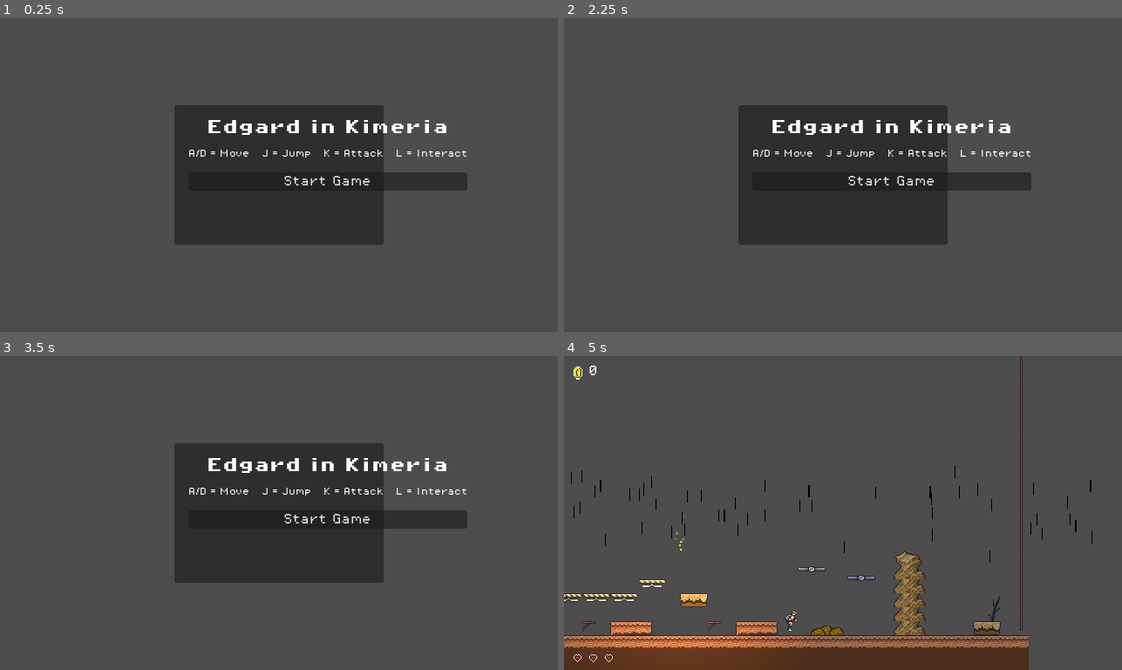
Above: before the commit, frames 1-4 (two rows, left to right).
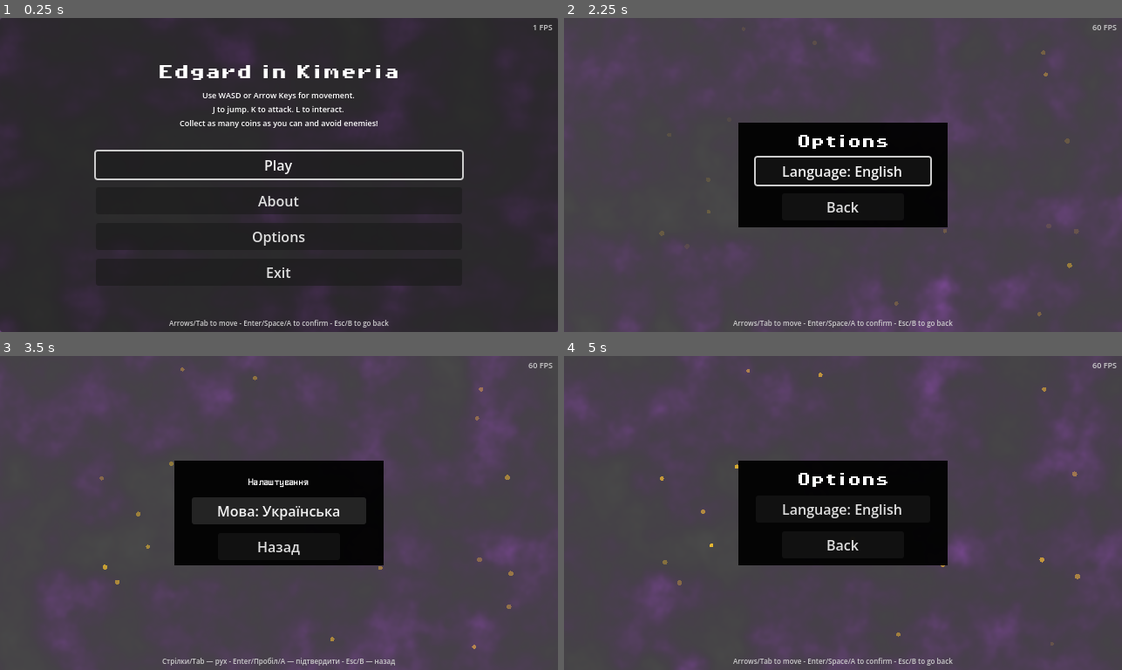
Above: after the commit, the same moments.

Repository: jlogicgames/Edgard_arcade
Game: Godot game, scene res://scenes/game.tscn
Same seed, same stepped clock (60 frames per second), same inputs: the game is played once before the commit and once after it.
Inputs (mouse positions are in pixels of both pictures, inside the frame that each line leads up to):
- Up to frame 1 (0.25 s): no input
- Up to frame 2 (2.25 s): click (843, 200) at 0.5 s, where only the run after the commit has a clickable "About"; click (843, 234) at 1.25 s, where only the run after the commit has a clickable "Back"; click (843, 237) at 2 s, where only the run after the commit has a clickable "Options"
- Up to frame 3 (3.5 s): click (279, 509) at 2.75 s, where only the run after the commit has a clickable "Language: English"
- Up to frame 4 (5 s): click (843, 509) at 3.5 s, where only the run after the commit has a clickable "Мова: Українська"; move the mouse to (965, 497) at 4.27 s; hold D (move_right) from 4.28 s (still down); tap K (attack) at 4.35 s; tap J (jump) at 4.52, 4.82 s; tap L (interact) at 4.55 s

The runs differ from the first frame. In frame 1, 84% of the frame differs, in the area x 0-100%, y 0-100%; in frame 2, 19%; in frame 3, 17%; in frame 4, 27%.

Commit message:
Phase 6: menus, localization and audio
- Main menu with Play/About/Options/Exit, About body, Options language
  toggle (EN/UK), controls help and nav hint, all via a CSV Translation
  (locale/strings.csv) and a PixelOperator8+QuestSquare fallback font
  for Cyrillic.
- Fog+firefly MenuBackdrop reusing the Phase 5 ambience scenes; looped
  menu music with 2s/1s fades; hover and click button sounds.
- Updated Pause/Game Over labels and styling via a shared menu theme.
- HUD coin icon resized to 32px @ font 20 to match the reference.
- Global FPS counter and a 1s fade transition before each level load,
  both owned by GameManager so they survive scene changes.

Co-Authored-By: Claude Sonnet 5 <noreply@anthropic.com>

Diff:
--- /dev/null
+++ b/assets/fonts/ui_font.tres
@@ -0,0 +1,8 @@
+[gd_resource type="FontVariation" load_steps=3 format=3]
+
+[ext_resource type="FontFile" path="res://assets/fonts/PixelOperator8.ttf" id="1"]
+[ext_resource type="FontFile" path="res://assets/fonts/QuestSquare.ttf" id="2"]
+
+[resource]
+base_font = ExtResource("1")
+fallbacks = Array[Font]([ExtResource("2")])
--- /dev/null
+++ b/assets/fonts/ui_font_bold.tres
@@ -0,0 +1,8 @@
+[gd_resource type="FontVariation" load_steps=3 format=3]
+
+[ext_resource type="FontFile" path="res://assets/fonts/PixelOperator8-Bold.ttf" id="1"]
+[ext_resource type="FontFile" path="res://assets/fonts/QuestSquare.ttf" id="2"]
+
+[resource]
+base_font = ExtResource("1")
+fallbacks = Array[Font]([ExtResource("2")])
--- /dev/null
+++ b/locale/strings.csv
@@ -0,0 +1,30 @@
+keys,en,uk
+TITLE,Edgard in Kimeria,Едгард у Кімерії
+PLAY,Play,Грати
+ABOUT,About,Про гру
+OPTIONS,Options,Налаштування
+EXIT,Exit,Вихід
+BACK,Back,Назад
+RESUME,Resume,Продовжити
+EXIT_TO_MENU,Exit to Menu,Вийти в меню
+PLAY_AGAIN,Play Again,Грати знову
+PAUSE_MENU,Pause Menu,Меню паузи
+GAME_OVER,Game Over,Гру закінчено
+LANGUAGE_LABEL,Language,Мова
+CONTROLS_HELP,"Use WASD or Arrow Keys for movement.
+J to jump. K to attack. L to interact.
+Collect as many coins as you can and avoid enemies!","Використовуйте WASD або стрілки для руху.
+J — стрибок. K — атака. L — взаємодія.
+Зберіть якомога більше монет і уникайте ворогів!"
+MENU_HINT,Arrows/Tab to move - Enter/Space/A to confirm - Esc/B to go back,Стрілки/Tab — рух - Enter/Пробіл/A — підтвердити - Esc/B — назад
+ABOUT_BODY,"Edgard in Kimeria
+
+Use WASD or Arrow Keys for movement.
+J to jump. K to attack. L to interact.
+Escape to pause.
+Collect as many coins as you can and avoid enemies!","Едгард у Кімерії
+
+Використовуйте WASD або стрілки для руху.
+J — стрибок. K — атака. L — взаємодія.
+Escape — пауза.
+Зберіть якомога більше монет і уникайте ворогів!"
--- a/project.godot
+++ b/project.godot
@@ -18,6 +18,10 @@
 [autoload]
 
 GameManager="*res://scripts/game_manager.gd"
+
+[internationalization]
+
+locale/translations=PackedStringArray("res://locale/strings.en.translation", "res://locale/strings.uk.translation")
 
 [display]
 
--- a/scenes/ui/game_over.tscn
+++ b/scenes/ui/game_over.tscn
@@ -1,12 +1,16 @@
-[gd_scene format=3]
+[gd_scene load_steps=5 format=3]
 
 [ext_resource type="Script" path="res://scripts/ui/game_over.gd" id="1"]
-[ext_resource type="FontFile" path="res://assets/fonts/PixelOperator8-Bold.ttf" id="2"]
-[ext_resource type="FontFile" path="res://assets/fonts/PixelOperator8.ttf" id="3"]
+[ext_resource type="FontVariation" path="res://assets/fonts/ui_font_bold.tres" id="2"]
+[ext_resource type="Theme" path="res://theme/menu_theme.tres" id="3"]
+
+[sub_resource type="StyleBoxFlat" id="StyleBoxFlat_solid_panel"]
+bg_color = Color(0, 0, 0, 0.94)
 
 [node name="GameOver" type="CanvasLayer"]
 script = ExtResource("1")
 layer = 20
+theme = ExtResource("3")
 
 [node name="Panel" type="Panel" parent="."]
 anchors_preset = 8
@@ -14,10 +18,11 @@
 anchor_top = 0.5
 anchor_right = 0.5
 anchor_bottom = 0.5
-offset_left = -80.0
+offset_left = -90.0
 offset_top = -55.0
-offset_right = 80.0
+offset_right = 90.0
 offset_bottom = 55.0
+theme_override_styles/panel = SubResource("StyleBoxFlat_solid_panel")
 
 [node name="VBoxContainer" type="VBoxContainer" parent="Panel"]
 anchors_preset = 15
@@ -30,12 +35,12 @@
 theme_override_constants/separation = 12
 
 [node name="GameOverLabel" type="Label" parent="Panel/VBoxContainer"]
-text = "GAME OVER"
+text = "GAME_OVER"
 theme_override_fonts/font = ExtResource("2")
-theme_override_font_sizes/font_size = 18
+theme_override_font_sizes/font_size = 16
 horizontal_alignment = 1
 
 [node name="RetryButton" type="Button" parent="Panel/VBoxContainer"]
-text = "Try Again"
-theme_override_fonts/font = ExtResource("3")
-theme_override_font_sizes/font_size = 12
+custom_minimum_size = Vector2(160, 26)
+size_flags_horizontal = 4
+text = "PLAY_AGAIN"
--- a/scenes/ui/hud.tscn
+++ b/scenes/ui/hud.tscn
@@ -16,21 +16,22 @@
 anchors_preset = 1
 anchor_right = 0.0
 anchor_bottom = 0.0
-offset_left = 8.0
-offset_top = 8.0
-offset_right = 120.0
-offset_bottom = 28.0
-theme_override_constants/separation = 4
+offset_left = 10.0
+offset_top = 10.0
+offset_right = 160.0
+offset_bottom = 42.0
+theme_override_constants/separation = 8
 
 [node name="CoinIcon" type="TextureRect" parent="HBoxContainer"]
 texture = SubResource("CoinAtlas")
-custom_minimum_size = Vector2(16, 16)
+custom_minimum_size = Vector2(32, 32)
 expand_mode = 0
+stretch_mode = 4
 
 [node name="CoinLabel" type="Label" parent="HBoxContainer"]
 text = "0"
 theme_override_fonts/font = ExtResource("2")
-theme_override_font_sizes/font_size = 12
+theme_override_font_sizes/font_size = 20
 
 [node name="LivesContainer" type="HBoxContainer" parent="."]
 anchors_preset = 2
--- a/scenes/ui/main_menu.tscn
+++ b/scenes/ui/main_menu.tscn
@@ -1,47 +1,154 @@
-[gd_scene format=3]
+[gd_scene load_steps=6 format=3]
 
 [ext_resource type="Script" path="res://scripts/ui/main_menu.gd" id="1"]
-[ext_resource type="FontFile" path="res://assets/fonts/PixelOperator8-Bold.ttf" id="2"]
-[ext_resource type="FontFile" path="res://assets/fonts/PixelOperator8.ttf" id="3"]
+[ext_resource type="FontVariation" path="res://assets/fonts/ui_font_bold.tres" id="2"]
+[ext_resource type="Theme" path="res://theme/menu_theme.tres" id="4"]
+[ext_resource type="PackedScene" path="res://scenes/ui/menu_backdrop.tscn" id="5"]
+
+[sub_resource type="StyleBoxFlat" id="StyleBoxFlat_solid_panel"]
+bg_color = Color(0, 0, 0, 0.94)
 
 [node name="MainMenu" type="CanvasLayer"]
 script = ExtResource("1")
 layer = 20
+theme = ExtResource("4")
 
-[node name="Panel" type="Panel" parent="."]
+[node name="MenuBackdrop" parent="." instance=ExtResource("5")]
+
+[node name="MainPanel" type="Panel" parent="."]
+anchors_preset = 15
+anchor_right = 1.0
+anchor_bottom = 1.0
+
+[node name="CenterContainer" type="CenterContainer" parent="MainPanel"]
+anchors_preset = 15
+anchor_right = 1.0
+anchor_bottom = 1.0
+
+[node name="VBoxContainer" type="VBoxContainer" parent="MainPanel/CenterContainer"]
+theme_override_constants/separation = 10
+alignment = 1
+
+[node name="TitleLabel" type="Label" parent="MainPanel/CenterContainer/VBoxContainer"]
+text = "TITLE"
+theme_override_fonts/font = ExtResource("2")
+theme_override_font_sizes/font_size = 18
+horizontal_alignment = 1
+
+[node name="ControlsLabel" type="Label" parent="MainPanel/CenterContainer/VBoxContainer"]
+custom_minimum_size = Vector2(420, 0)
+text = "CONTROLS_HELP"
+theme_override_font_sizes/font_size = 9
+horizontal_alignment = 1
+autowrap_mode = 2
+
+[node name="ButtonSpacer" type="Control" parent="MainPanel/CenterContainer/VBoxContainer"]
+custom_minimum_size = Vector2(0, 6)
+
+[node name="PlayButton" type="Button" parent="MainPanel/CenterContainer/VBoxContainer"]
+custom_minimum_size = Vector2(180, 26)
+text = "PLAY"
+
+[node name="AboutButton" type="Button" parent="MainPanel/CenterContainer/VBoxContainer"]
+custom_minimum_size = Vector2(180, 26)
+text = "ABOUT"
+
+[node name="OptionsButton" type="Button" parent="MainPanel/CenterContainer/VBoxContainer"]
+custom_minimum_size = Vector2(180, 26)
+text = "OPTIONS"
+
+[node name="ExitButton" type="Button" parent="MainPanel/CenterContainer/VBoxContainer"]
+custom_minimum_size = Vector2(180, 26)
+text = "EXIT"
+
+[node name="AboutPanel" type="Panel" parent="."]
+visible = false
+anchors_preset = 8
+anchor_left = 0.5
+anchor_top = 0.5
+anchor_right = 0.5
+anchor_bottom = 0.5
+offset_left = -160.0
+offset_top = -90.0
+offset_right = 160.0
+offset_bottom = 90.0
+theme_override_styles/panel = SubResource("StyleBoxFlat_solid_panel")
+
+[node name="VBoxContainer" type="VBoxContainer" parent="AboutPanel"]
+anchors_preset = 15
+anchor_right = 1.0
+anchor_bottom = 1.0
+offset_left = 14.0
+offset_top = 14.0
+offset_right = -14.0
+offset_bottom = -14.0
+theme_override_constants/separation = 10
+
+[node name="TitleLabel" type="Label" parent="AboutPanel/VBoxContainer"]
+text = "ABOUT"
+theme_override_fonts/font = ExtResource("2")
+theme_override_font_sizes/font_size = 16
+horizontal_alignment = 1
+
+[node name="BodyLabel" type="Label" parent="AboutPanel/VBoxContainer"]
+size_flags_vertical = 3
+text = "ABOUT_BODY"
+theme_override_font_sizes/font_size = 9
+horizontal_alignment = 1
+autowrap_mode = 2
+
+[node name="BackButton" type="Button" parent="AboutPanel/VBoxContainer"]
+custom_minimum_size = Vector2(140, 24)
+size_flags_horizontal = 4
+text = "BACK"
+
+[node name="OptionsPanel" type="Panel" parent="."]
+visible = false
 anchors_preset = 8
 anchor_left = 0.5
 anchor_top = 0.5
 anchor_right = 0.5
 anchor_bottom = 0.5
 offset_left = -120.0
-offset_top = -80.0
+offset_top = -60.0
 offset_right = 120.0
-offset_bottom = 80.0
+offset_bottom = 60.0
+theme_override_styles/panel = SubResource("StyleBoxFlat_solid_panel")
 
-[node name="VBoxContainer" type="VBoxContainer" parent="Panel"]
+[node name="VBoxContainer" type="VBoxContainer" parent="OptionsPanel"]
 anchors_preset = 15
 anchor_right = 1.0
 anchor_bottom = 1.0
-offset_left = 16.0
-offset_top = 16.0
-offset_right = -16.0
-offset_bottom = -16.0
-theme_override_constants/separation = 16
+offset_left = 14.0
+offset_top = 14.0
+offset_right = -14.0
+offset_bottom = -14.0
+theme_override_constants/separation = 10
 
-[node name="TitleLabel" type="Label" parent="Panel/VBoxContainer"]
-text = "Edgard in Kimeria"
+[node name="TitleLabel" type="Label" parent="OptionsPanel/VBoxContainer"]
+text = "OPTIONS"
 theme_override_fonts/font = ExtResource("2")
-theme_override_font_sizes/font_size = 18
+theme_override_font_sizes/font_size = 16
 horizontal_alignment = 1
 
-[node name="ControlsLabel" type="Label" parent="Panel/VBoxContainer"]
-text = "A/D = Move   J = Jump   K = Attack   L = Interact"
-theme_override_fonts/font = ExtResource("3")
-theme_override_font_sizes/font_size = 9
+[node name="LanguageButton" type="Button" parent="OptionsPanel/VBoxContainer"]
+custom_minimum_size = Vector2(200, 26)
+size_flags_horizontal = 4
+text = "LANGUAGE_LABEL"
+
+[node name="BackButton" type="Button" parent="OptionsPanel/VBoxContainer"]
+custom_minimum_size = Vector2(140, 24)
+size_flags_horizontal = 4
+text = "BACK"
+
+[node name="HintLabel" type="Label" parent="."]
+anchors_preset = 12
+anchor_top = 1.0
+anchor_right = 1.0
+anchor_bottom = 1.0
+offset_top = -16.0
+offset_bottom = -4.0
+theme_override_font_sizes/font_size = 8
+theme_override_colors/font_color = Color(0.8, 0.8, 0.8, 1)
+text = "MENU_HINT"
 horizontal_alignment = 1
-
-[node name="StartButton" type="Button" parent="Panel/VBoxContainer"]
-text = "Start Game"
-theme_override_fonts/font = ExtResource("3")
-theme_override_font_sizes/font_size = 12
--- /dev/null
+++ b/scenes/ui/menu_backdrop.tscn
@@ -0,0 +1,6 @@
+[gd_scene load_steps=2 format=3]
+
+[ext_resource type="Script" path="res://scripts/ui/menu_backdrop.gd" id="1"]
+
+[node name="MenuBackdrop" type="CanvasLayer"]
+script = ExtResource("1")
--- a/scenes/ui/pause_menu.tscn
+++ b/scenes/ui/pause_menu.tscn
@@ -1,12 +1,16 @@
-[gd_scene format=3]
+[gd_scene load_steps=5 format=3]
 
 [ext_resource type="Script" path="res://scripts/ui/pause_menu.gd" id="1"]
-[ext_resource type="FontFile" path="res://assets/fonts/PixelOperator8-Bold.ttf" id="2"]
-[ext_resource type="FontFile" path="res://assets/fonts/PixelOperator8.ttf" id="3"]
+[ext_resource type="FontVariation" path="res://assets/fonts/ui_font_bold.tres" id="2"]
+[ext_resource type="Theme" path="res://theme/menu_theme.tres" id="3"]
+
+[sub_resource type="StyleBoxFlat" id="StyleBoxFlat_solid_panel"]
+bg_color = Color(0, 0, 0, 0.94)
 
 [node name="PauseMenu" type="CanvasLayer"]
 script = ExtResource("1")
 layer = 20
+theme = ExtResource("3")
 
 [node name="Panel" type="Panel" parent="."]
 anchors_preset = 8
@@ -14,10 +18,11 @@
 anchor_top = 0.5
 anchor_right = 0.5
 anchor_bottom = 0.5
-offset_left = -80.0
+offset_left = -90.0
 offset_top = -60.0
-offset_right = 80.0
+offset_right = 90.0
 offset_bottom = 60.0
+theme_override_styles/panel = SubResource("StyleBoxFlat_solid_panel")
 
 [node name="VBoxContainer" type="VBoxContainer" parent="Panel"]
 anchors_preset = 15
@@ -30,17 +35,17 @@
 theme_override_constants/separation = 12
 
 [node name="PausedLabel" type="Label" parent="Panel/VBoxContainer"]
-text = "PAUSED"
+text = "PAUSE_MENU"
 theme_override_fonts/font = ExtResource("2")
-theme_override_font_sizes/font_size = 18
+theme_override_font_sizes/font_size = 16
 horizontal_alignment = 1
 
 [node name="ResumeButton" type="Button" parent="Panel/VBoxContainer"]
-text = "Resume"
-theme_override_fonts/font = ExtResource("3")
-theme_override_font_sizes/font_size = 12
+custom_minimum_size = Vector2(160, 26)
+size_flags_horizontal = 4
+text = "RESUME"
 
 [node name="QuitButton" type="Button" parent="Panel/VBoxContainer"]
-text = "Main Menu"
-theme_override_fonts/font = ExtResource("3")
-theme_override_font_sizes/font_size = 12
+custom_minimum_size = Vector2(160, 26)
+size_flags_horizontal = 4
+text = "EXIT_TO_MENU"
--- a/scripts/game_manager.gd
+++ b/scripts/game_manager.gd
@@ -1,6 +1,9 @@
 extends Node
 
 const MAX_LIVES := 3
+const MUSIC_FADE_IN := 2.0
+const MUSIC_FADE_OUT := 1.0
+const NATIVE_LANGUAGE_NAMES := {"en": "English", "uk": "Українська"}
 
 var coins: int = 0
 var lives: int = MAX_LIVES
@@ -14,14 +17,41 @@
 # Engine.time_scale (UI, music, tweens) untouched.
 var level_time_scale: float = 1.0
 
+var _menu_music_active: bool = false
+var _menu_music_volume: float = 0.0
+var _menu_music_player: AudioStreamPlayer
+var _fps_label: Label
+var _fade_rect: ColorRect
+
 const LEVELS: Array[String] = [
 	"res://scenes/levels/forest1.tscn",
 	"res://scenes/levels/forest.tscn",
 ]
 
+func _ready() -> void:
+	process_mode = Node.PROCESS_MODE_ALWAYS
+	TranslationServer.set_locale(language)
+	_setup_menu_music()
+	_setup_fps_counter()
+	_setup_fade_overlay()
+
+func _process(delta: float) -> void:
+	_fps_label.text = "%d FPS" % Engine.get_frames_per_second()
+	_update_menu_music(delta)
+
+func set_menu_music_active(active: bool) -> void:
+	_menu_music_active = active
+
+func toggle_language() -> void:
+	language = "uk" if language == "en" else "en"
+	TranslationServer.set_locale(language)
+
+func native_language_name() -> String:
+	return NATIVE_LANGUAGE_NAMES.get(language, language)
+
 func load_next_level() -> void:
 	current_level_index = (current_level_index + 1) % LEVELS.size()
-	get_tree().change_scene_to_file(LEVELS[current_level_index])
+	_transition_to_scene(LEVELS[current_level_index])
 
 # Resets run state without changing scene, for callers (like Exit to Menu)
 # that navigate elsewhere themselves.
@@ -33,7 +63,7 @@
 
 func reset() -> void:
 	reset_state()
-	get_tree().change_scene_to_file(LEVELS[0])
+	_transition_to_scene(LEVELS[0])
 
 func toggle_pause() -> void:
 	get_tree().paused = not get_tree().paused
@@ -41,9 +71,77 @@
 	if pause_menu != null:
 		pause_menu.set("visible", get_tree().paused)
 
-func play_sfx(path: String) -> void:
+func play_sfx(path: String, volume_scale: float = 1.0) -> void:
 	var asp := AudioStreamPlayer.new()
 	asp.stream = load(path)
+	asp.volume_db = linear_to_db(maxf(volume_scale, 0.0001))
 	asp.autoplay = true
 	asp.connect("finished", asp.queue_free)
 	add_child(asp)
+
+func play_button_click() -> void:
+	play_sfx("res://assets/sounds/button_click.wav")
+
+# Quiet hover/focus blip, distinct from button_click's louder press sound.
+func play_button_hover() -> void:
+	play_sfx("res://assets/sounds/button_click.wav", 0.35)
+
+func _setup_menu_music() -> void:
+	_menu_music_player = AudioStreamPlayer.new()
+	var stream: AudioStreamMP3 = load("res://assets/sounds/main_menu.mp3") as AudioStreamMP3
+	stream.loop = true
+	_menu_music_player.stream = stream
+	_menu_music_player.volume_db = linear_to_db(0.0001)
+	add_child(_menu_music_player)
+
+func _update_menu_music(delta: float) -> void:
+	var target := 1.0 if _menu_music_active else 0.0
+	if _menu_music_volume < target:
+		_menu_music_volume = minf(target, _menu_music_volume + delta / MUSIC_FADE_IN)
+	elif _menu_music_volume > target:
+		_menu_music_volume = maxf(target, _menu_music_volume - delta / MUSIC_FADE_OUT)
+	if _menu_music_volume > 0.0 and not _menu_music_player.playing:
+		_menu_music_player.play()
+	if _menu_music_volume <= 0.0 and _menu_music_player.playing:
+		_menu_music_player.stop()
+	_menu_music_player.volume_db = linear_to_db(maxf(_menu_music_volume, 0.0001))
+
+func _setup_fps_counter() -> void:
+	var layer := CanvasLayer.new()
+	layer.layer = 100
+	layer.process_mode = Node.PROCESS_MODE_ALWAYS
+	add_child(layer)
+	_fps_label = Label.new()
+	_fps_label.add_theme_font_size_override("font_size", 9)
+	_fps_label.add_theme_color_override("font_color", Color(0.8, 0.8, 0.8, 1.0))
+	_fps_label.anchor_left = 1.0
+	_fps_label.anchor_right = 1.0
+	_fps_label.offset_left = -70.0
+	_fps_label.offset_right = -6.0
+	_fps_label.offset_top = 4.0
+	_fps_label.offset_bottom = 20.0
+	_fps_label.horizontal_alignment = HORIZONTAL_ALIGNMENT_RIGHT
+	_fps_label.mouse_filter = Control.MOUSE_FILTER_IGNORE
+	layer.add_child(_fps_label)
+
+func _setup_fade_overlay() -> void:
+	var layer := CanvasLayer.new()
+	layer.layer = 99
+	layer.process_mode = Node.PROCESS_MODE_ALWAYS
+	add_child(layer)
+	_fade_rect = ColorRect.new()
+	_fade_rect.color = Color(0.0, 0.0, 0.0, 0.0)
+	_fade_rect.mouse_filter = Control.MOUSE_FILTER_IGNORE
+	_fade_rect.set_anchors_preset(Control.PRESET_FULL_RECT)
+	layer.add_child(_fade_rect)
+
+# 1 s delay before a level (re)loads, with a fade to black in between.
+func _transition_to_scene(path: String) -> void:
+	var tw := create_tween()
+	tw.tween_property(_fade_rect, "color:a", 1.0, 0.3)
+	await tw.finished
+	await get_tree().create_timer(0.4).timeout
+	get_tree().change_scene_to_file(path)
+	await get_tree().process_frame
+	var tw2 := create_tween()
+	tw2.tween_property(_fade_rect, "color:a", 0.0, 0.3)
--- a/scripts/ui/game_over.gd
+++ b/scripts/ui/game_over.gd
@@ -1,7 +1,13 @@
 extends CanvasLayer
 
+@onready var retry_button: Button = $Panel/VBoxContainer/RetryButton
+
 func _ready() -> void:
-	$Panel/VBoxContainer/RetryButton.pressed.connect(_on_retry)
+	retry_button.mouse_entered.connect(GameManager.play_button_hover)
+	retry_button.focus_entered.connect(GameManager.play_button_hover)
+	retry_button.pressed.connect(_on_retry)
+	retry_button.grab_focus()
 
 func _on_retry() -> void:
+	GameManager.play_button_click()
 	GameManager.reset()
--- a/scripts/ui/main_menu.gd
+++ b/scripts/ui/main_menu.gd
@@ -1,7 +1,64 @@
 extends CanvasLayer
 
+enum Screen { MAIN, ABOUT, OPTIONS }
+
+@onready var main_panel: Panel = $MainPanel
+@onready var about_panel: Panel = $AboutPanel
+@onready var options_panel: Panel = $OptionsPanel
+
+@onready var play_button: Button = $MainPanel/CenterContainer/VBoxContainer/PlayButton
+@onready var about_button: Button = $MainPanel/CenterContainer/VBoxContainer/AboutButton
+@onready var options_button: Button = $MainPanel/CenterContainer/VBoxContainer/OptionsButton
+@onready var exit_button: Button = $MainPanel/CenterContainer/VBoxContainer/ExitButton
+@onready var about_back_button: Button = $AboutPanel/VBoxContainer/BackButton
+@onready var language_button: Button = $OptionsPanel/VBoxContainer/LanguageButton
+@onready var options_back_button: Button = $OptionsPanel/VBoxContainer/BackButton
+
+var _current_screen: int = Screen.MAIN
+
 func _ready() -> void:
-	$Panel/VBoxContainer/StartButton.pressed.connect(_on_start_pressed)
+	GameManager.set_menu_music_active(true)
+	_connect_button(play_button, GameManager.reset)
+	_connect_button(about_button, func() -> void: _show_screen(Screen.ABOUT))
+	_connect_button(options_button, func() -> void: _show_screen(Screen.OPTIONS))
+	_connect_button(exit_button, get_tree().quit)
+	_connect_button(about_back_button, func() -> void: _show_screen(Screen.MAIN))
+	_connect_button(options_back_button, func() -> void: _show_screen(Screen.MAIN))
+	_connect_button(language_button, _on_language_pressed)
+	_update_language_label()
+	_show_screen(Screen.MAIN)
 
-func _on_start_pressed() -> void:
-	GameManager.reset()
+func _exit_tree() -> void:
+	GameManager.set_menu_music_active(false)
+
+func _connect_button(button: Button, action: Callable) -> void:
+	button.pressed.connect(func() -> void:
+		GameManager.play_button_click()
+		action.call())
+	button.mouse_entered.connect(GameManager.play_button_hover)
+	button.focus_entered.connect(GameManager.play_button_hover)
+
+func _show_screen(screen: int) -> void:
+	_current_screen = screen
+	main_panel.visible = screen == Screen.MAIN
+	about_panel.visible = screen == Screen.ABOUT
+	options_panel.visible = screen == Screen.OPTIONS
+	match screen:
+		Screen.MAIN:
+			play_button.grab_focus()
+		Screen.ABOUT:
+			about_back_button.grab_focus()
+		Screen.OPTIONS:
+			language_button.grab_focus()
+
+func _on_language_pressed() -> void:
+	GameManager.toggle_language()
+	_update_language_label()
+
+func _update_language_label() -> void:
+	language_button.text = tr("LANGUAGE_LABEL") + ": " + GameManager.native_language_name()
+
+func _unhandled_input(event: InputEvent) -> void:
+	if event.is_action_pressed("ui_cancel") and _current_screen != Screen.MAIN:
+		GameManager.play_button_click()
+		_show_screen(Screen.MAIN)
--- /dev/null
+++ b/scripts/ui/menu_backdrop.gd
@@ -0,0 +1,20 @@
+class_name MenuBackdrop
+extends CanvasLayer
+
+## Fog + 18 gold fireflies behind the Main/About/Options menu screens,
+## reusing the same effect scenes gameplay ambience uses (see level.gd).
+const FIREFLY_COUNT := 18
+const FIREFLY_COLOR := Color("ffcc33")
+
+func _ready() -> void:
+	# FogOverlay pins itself to layer 4 (see fog_overlay.gd, shared with
+	# gameplay ambience), so fireflies sit just under it to stay visible
+	# beneath the fog haze, both well under the menu UI's layer 20.
+	layer = 3
+	var area := Vector2(640.0, 360.0)
+	for i in FIREFLY_COUNT:
+		var fly := (load("res://scenes/effects/firefly.tscn") as PackedScene).instantiate()
+		fly.set("area", area)
+		fly.set("firefly_color", FIREFLY_COLOR)
+		add_child(fly)
+	add_child((load("res://scenes/effects/fog_overlay.tscn") as PackedScene).instantiate())
--- a/scripts/ui/pause_menu.gd
+++ b/scripts/ui/pause_menu.gd
@@ -1,20 +1,28 @@
 extends CanvasLayer
+
+@onready var resume_button: Button = $Panel/VBoxContainer/ResumeButton
+@onready var quit_button: Button = $Panel/VBoxContainer/QuitButton
 
 func _ready() -> void:
 	add_to_group("pause_menu")
 	visible = false
 	process_mode = Node.PROCESS_MODE_ALWAYS
-	$Panel/VBoxContainer/ResumeButton.pressed.connect(_on_resume)
-	$Panel/VBoxContainer/QuitButton.pressed.connect(_on_quit)
+	for button: Button in [resume_button, quit_button]:
+		button.mouse_entered.connect(GameManager.play_button_hover)
+		button.focus_entered.connect(GameManager.play_button_hover)
+	resume_button.pressed.connect(_on_resume)
+	quit_button.pressed.connect(_on_quit)
 
 func _unhandled_input(event: InputEvent) -> void:
 	if visible and event.is_action_pressed("ui_cancel"):
 		_on_resume()
 
 func _on_resume() -> void:
+	GameManager.play_button_click()
 	GameManager.toggle_pause()
 
 func _on_quit() -> void:
+	GameManager.play_button_click()
 	GameManager.reset_state()
 	get_tree().paused = false
 	get_tree().change_scene_to_file("res://scenes/game.tscn")
--- /dev/null
+++ b/theme/menu_theme.tres
@@ -0,0 +1,56 @@
+[gd_resource type="Theme" load_steps=6 format=3]
+
+[ext_resource type="FontVariation" path="res://assets/fonts/ui_font.tres" id="1"]
+
+[sub_resource type="StyleBoxFlat" id="StyleBoxFlat_button_normal"]
+bg_color = Color(0.75, 0.75, 0.75, 1)
+content_margin_left = 8.0
+content_margin_top = 4.0
+content_margin_right = 8.0
+content_margin_bottom = 4.0
+
+[sub_resource type="StyleBoxFlat" id="StyleBoxFlat_button_selected"]
+bg_color = Color(0.85, 0.85, 0.85, 1)
+border_width_left = 3
+border_width_top = 3
+border_width_right = 3
+border_width_bottom = 3
+border_color = Color(1, 1, 1, 1)
+content_margin_left = 8.0
+content_margin_top = 4.0
+content_margin_right = 8.0
+content_margin_bottom = 4.0
+
+[sub_resource type="StyleBoxFlat" id="StyleBoxFlat_button_pressed"]
+bg_color = Color(0.6, 0.6, 0.6, 1)
+border_width_left = 3
+border_width_top = 3
+border_width_right = 3
+border_width_bottom = 3
+border_color = Color(1, 1, 1, 1)
+content_margin_left = 8.0
+content_margin_top = 4.0
+content_margin_right = 8.0
+content_margin_bottom = 4.0
+
+[sub_resource type="StyleBoxFlat" id="StyleBoxFlat_panel_dim"]
+bg_color = Color(0, 0, 0, 0.35)
+
+[resource]
+default_font = ExtResource("1")
+default_font_size = 9
+Button/styles/normal = SubResource("StyleBoxFlat_button_normal")
+Button/styles/hover = SubResource("StyleBoxFlat_button_selected")
+Button/styles/pressed = SubResource("StyleBoxFlat_button_pressed")
+Button/styles/focus = SubResource("StyleBoxFlat_button_selected")
+Button/styles/disabled = SubResource("StyleBoxFlat_button_normal")
+Button/colors/font_color = Color(0, 0, 0, 1)
+Button/colors/font_hover_color = Color(0, 0, 0, 1)
+Button/colors/font_pressed_color = Color(0, 0, 0, 1)
+Button/colors/font_focus_color = Color(0, 0, 0, 1)
+Button/fonts/font = ExtResource("1")
+Button/font_sizes/font_size = 12
+Label/fonts/font = ExtResource("1")
+Label/font_sizes/font_size = 9
+Label/colors/font_color = Color(1, 1, 1, 1)
+Panel/styles/panel = SubResource("StyleBoxFlat_panel_dim")
Binary file added: assets/fonts/QuestSquare.ttf
Not shown, added: assets/fonts/QuestSquare.ttf.import
Not shown, added: assets/sounds/button_click.wav.import
Not shown, added: assets/sounds/main_menu.mp3.import
Not shown, added: locale/strings.csv.import
Binary file added: locale/strings.en.translation
Binary file added: locale/strings.uk.translation
Not shown, added: scripts/ui/menu_backdrop.gd.uid
Not shown, added: assets/sounds/button_click.wav
Not shown, added: assets/sounds/main_menu.mp3
Not shown, changed: docs/parity-plan.md
